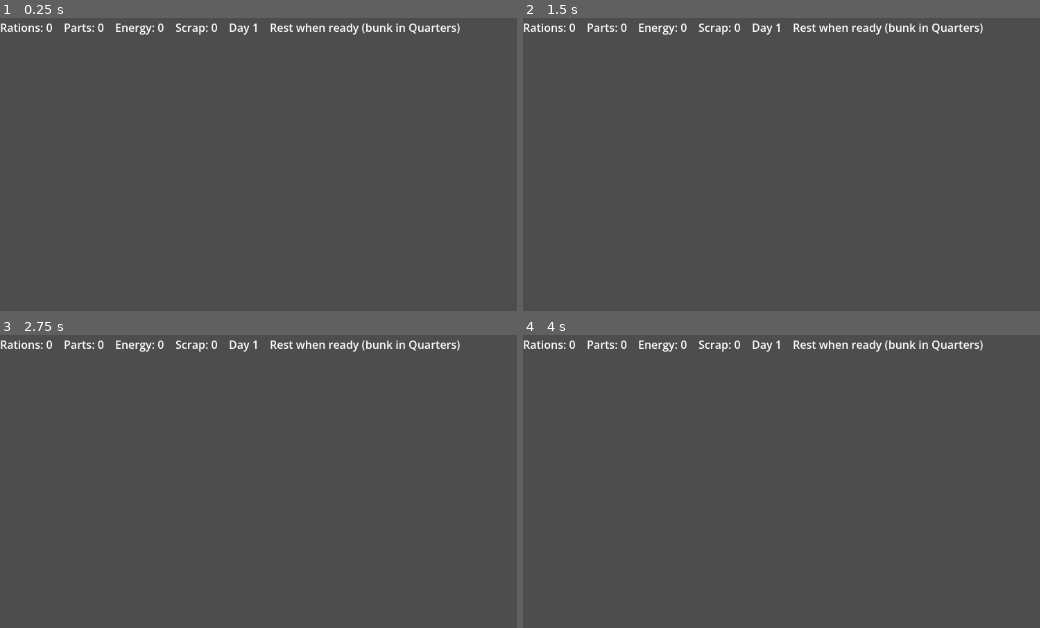
Above: before the commit, frames 1-4 (two rows, left to right).
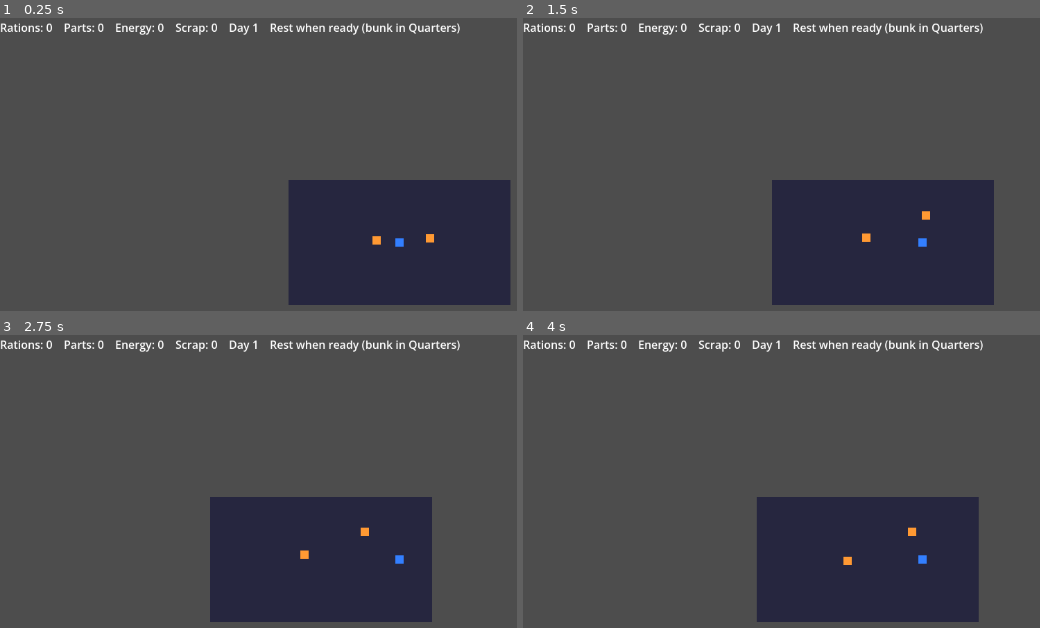
Above: after the commit, the same moments.

Repository: MatthieuGagne/outpost-nova
Game: Godot game, scene res://scenes/main.tscn
Same seed, same stepped clock (60 frames per second), same inputs: the game is played once before the commit and once after it. The project has no main scene, so this scene is started directly.
Inputs (mouse positions are in pixels of both pictures, inside the frame that each line leads up to):
- Up to frame 1 (0.25 s): no input
- Up to frame 2 (1.5 s): tap Enter at 0.5 s; move the mouse to (outside the picture) at 0.52 s; hold Right (ui_right) 0.53-1.25 s; hold F (attack) 0.53-1.25 s; click (outside the picture) at 0.67 s; drag from (760, 264) to (564, 79) at 1.27 s
- Up to frame 3 (2.75 s): tap Space at 2 s; move the mouse to (480, 460) at 2.02 s; hold Right (ui_right) from 2.03 s (still down); hold Shift from 2.03 s (still down)
- Up to frame 4 (4 s): release Right (ui_right) at 2.75 s; release Shift at 2.75 s; drag from (outside the picture) to (729, 396) at 2.77 s; tap Enter at 3.5 s; move the mouse to (outside the picture) at 3.52 s; hold Left (ui_left) from 3.53 s (still down); tap Ctrl at 3.6 s

The runs differ from the first frame. In frame 1, 18% of the frame differs, in the area x 55-99%, y 55-98%; in frame 2, 18%, in the area x 48-92%, y 55-98%; in frame 3, 18%; in frame 4, 18%.

Commit message:
fix: add placeholder visuals, Camera2D, and contextual spawn positions
- Replace invisible Sprite2D nodes with Polygon2D in player, NPC, workbench, and bunk scenes (Sprite2D with no texture renders nothing)
- Add Camera2D to player so viewport follows movement
- Add colored floor backgrounds to all room scenes
- Spawn player near the door they came through instead of always at room center

Co-Authored-By: Claude Sonnet 4.6 <noreply@anthropic.com>

Diff:
--- a/scenes/areas/cantina.tscn
+++ b/scenes/areas/cantina.tscn
@@ -11,6 +11,10 @@
 
 [node name="Cantina" type="Node2D"]
 script = ExtResource("1")
+
+[node name="Floor" type="Polygon2D" parent="."]
+color = Color(0.15, 0.15, 0.25, 1)
+polygon = PackedVector2Array(0, 0, 320, 0, 320, 180, 0, 180)
 
 [node name="Walls" type="StaticBody2D" parent="."]
 
--- a/scenes/areas/derelict_entrance.tscn
+++ b/scenes/areas/derelict_entrance.tscn
@@ -11,13 +11,14 @@
 [node name="DerelictEntrance" type="Node2D"]
 script = ExtResource("1")
 
-[node name="Background" type="Sprite2D" parent="."]
+[node name="Floor" type="Polygon2D" parent="."]
+color = Color(0.05, 0.06, 0.1, 1)
+polygon = PackedVector2Array(0, 0, 320, 0, 320, 180, 0, 180)
+
+[node name="DoorVisual" type="Polygon2D" parent="."]
 position = Vector2(160, 90)
-modulate = Color(0.0, 0.05, 0.1, 1)
-
-[node name="DoorSprite" type="Sprite2D" parent="."]
-position = Vector2(160, 90)
-modulate = Color(1, 0, 0, 1)
+color = Color(0.8, 0.1, 0.1, 1)
+polygon = PackedVector2Array(-20, -30, 20, -30, 20, 30, -20, 30)
 
 [node name="DoorLabel" type="Label" parent="."]
 position = Vector2(115, 60)
--- a/scenes/areas/engineering.tscn
+++ b/scenes/areas/engineering.tscn
@@ -15,6 +15,10 @@
 
 [node name="Engineering" type="Node2D"]
 script = ExtResource("1")
+
+[node name="Floor" type="Polygon2D" parent="."]
+color = Color(0.1, 0.12, 0.18, 1)
+polygon = PackedVector2Array(0, 0, 320, 0, 320, 180, 0, 180)
 
 [node name="Walls" type="StaticBody2D" parent="."]
 
@@ -47,8 +51,9 @@
 [node name="CollisionShape2D" type="CollisionShape2D" parent="Workbench"]
 shape = SubResource("3")
 
-[node name="Sprite2D" type="Sprite2D" parent="Workbench"]
-modulate = Color(0.6, 0.4, 0.2, 1)
+[node name="Body" type="Polygon2D" parent="Workbench"]
+color = Color(0.6, 0.4, 0.2, 1)
+polygon = PackedVector2Array(-12, -8, 12, -8, 12, 8, -12, 8)
 
 [node name="DexSpawn" type="Node2D" parent="."]
 position = Vector2(240, 90)
--- a/scenes/areas/quarters.tscn
+++ b/scenes/areas/quarters.tscn
@@ -14,6 +14,10 @@
 
 [node name="Quarters" type="Node2D"]
 script = ExtResource("1")
+
+[node name="Floor" type="Polygon2D" parent="."]
+color = Color(0.12, 0.1, 0.18, 1)
+polygon = PackedVector2Array(0, 0, 320, 0, 320, 180, 0, 180)
 
 [node name="Walls" type="StaticBody2D" parent="."]
 
@@ -32,8 +36,9 @@
 [node name="CollisionShape2D" type="CollisionShape2D" parent="PlayerBunk"]
 shape = SubResource("3")
 
-[node name="Sprite2D" type="Sprite2D" parent="PlayerBunk"]
-modulate = Color(0.3, 0.3, 0.6, 1)
+[node name="Body" type="Polygon2D" parent="PlayerBunk"]
+color = Color(0.3, 0.3, 0.6, 1)
+polygon = PackedVector2Array(-16, -10, 16, -10, 16, 10, -16, 10)
 
 [node name="EngineeringDoor" type="Area2D" parent="."]
 position = Vector2(300, 90)
--- a/scenes/characters/npc_base.tscn
+++ b/scenes/characters/npc_base.tscn
@@ -11,8 +11,9 @@
 [node name="NPC" type="CharacterBody2D"]
 script = ExtResource("1")
 
-[node name="Sprite2D" type="Sprite2D" parent="."]
-modulate = Color(1, 0.6, 0.2, 1)
+[node name="Body" type="Polygon2D" parent="."]
+color = Color(1, 0.6, 0.2, 1)
+polygon = PackedVector2Array(-6, -6, 6, -6, 6, 6, -6, 6)
 
 [node name="CollisionShape2D" type="CollisionShape2D" parent="."]
 shape = SubResource("1")
--- a/scenes/characters/player.tscn
+++ b/scenes/characters/player.tscn
@@ -11,8 +11,9 @@
 [node name="Player" type="CharacterBody2D"]
 script = ExtResource("1")
 
-[node name="Sprite2D" type="Sprite2D" parent="."]
-modulate = Color(0.2, 0.5, 1, 1)
+[node name="Body" type="Polygon2D" parent="."]
+color = Color(0.2, 0.5, 1, 1)
+polygon = PackedVector2Array(-6, -6, 6, -6, 6, 6, -6, 6)
 
 [node name="CollisionShape2D" type="CollisionShape2D" parent="."]
 shape = SubResource("1")
@@ -21,3 +22,5 @@
 
 [node name="CollisionShape2D" type="CollisionShape2D" parent="InteractionZone"]
 shape = SubResource("2")
+
+[node name="Camera2D" type="Camera2D" parent="."]
--- a/scripts/main.gd
+++ b/scripts/main.gd
@@ -24,6 +24,14 @@
 var _current_area_id: String = ""
 var _npc_instances: Dictionary = {}
 
+# Spawn position when entering area_id coming from prev_area_id
+const AREA_ENTRY_POSITIONS = {
+	"cantina": { "engineering": Vector2(270, 90), "default": Vector2(160, 90) },
+	"engineering": { "cantina": Vector2(50, 90), "quarters": Vector2(270, 90), "default": Vector2(160, 90) },
+	"quarters": { "engineering": Vector2(50, 90), "default": Vector2(160, 90) },
+	"derelict_entrance": { "engineering": Vector2(50, 90), "default": Vector2(160, 90) },
+}
+
 func _ready() -> void:
 	DayManager.day_ended.connect(_on_day_ended)
 	DayManager.all_beats_done.connect(_on_all_beats_done)
@@ -33,14 +41,16 @@
 func go_to_area(area_id: String) -> void:
 	if _current_area_id == area_id:
 		return
+	var prev = _current_area_id
 	for child in area_container.get_children():
 		child.queue_free()
 	var scene = load(AREA_SCENES[area_id])
 	var area = scene.instantiate()
 	area_container.add_child(area)
 	_current_area_id = area_id
-	# Move player to area entry
-	player.position = Vector2(160, 90)
+	# Move player to the door they came through
+	var positions = AREA_ENTRY_POSITIONS.get(area_id, {})
+	player.position = positions.get(prev, positions.get("default", Vector2(160, 90)))
 	# Show/hide NPCs that belong in this area
 	for npc_id in _npc_instances:
 		var npc = _npc_instances[npc_id]
